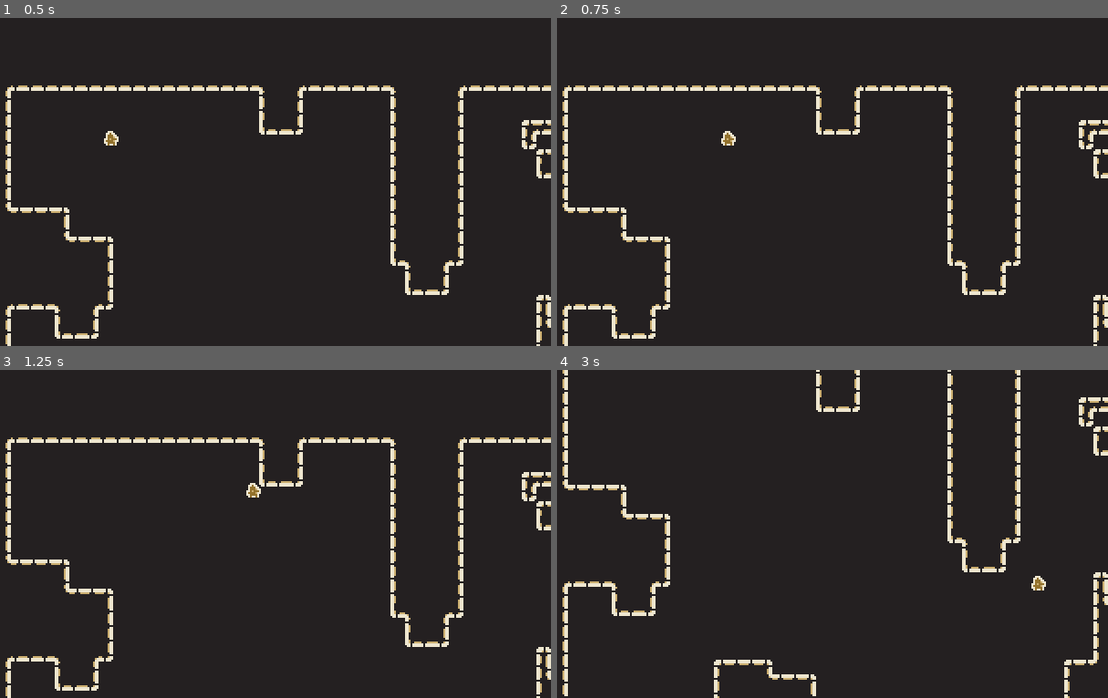
Above: before the commit, frames 1-4 (two rows, left to right).
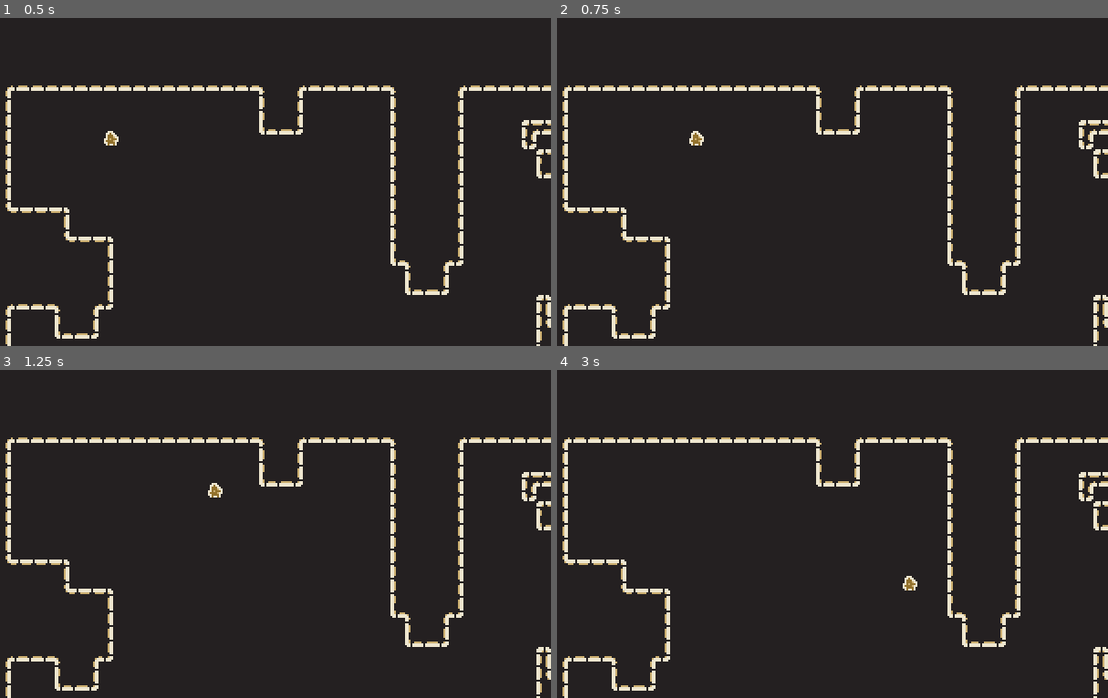
Above: after the commit, the same moments.

Repository: patoporh/palette-testing-godot
Game: Godot game, scene res://scenes/world.tscn
Same seed, same stepped clock (60 frames per second), same inputs: the game is played once before the commit and once after it.
Inputs:
- Up to frame 1 (0.5 s): no input
- Up to frame 2 (0.75 s): tap Enter at 0.5 s; hold D (right) from 0.53 s (still down)
- Up to frame 3 (1.25 s): keep holding D (right)
- Up to frame 4 (3 s): release D (right) at 1.28 s; hold S (down) 1.28-2.03 s; hold D (right) 2.03-2.78 s; hold W (up) from 2.78 s (still down)

Frame 1 is identical in both runs. In frame 2, 0.2% of the frame differs, in the area x 24-33%, y 34-39%; in frame 3, 0.2%; in frame 4, 7.0%, in the area x 0-100%, y 0-100%.

Commit message:
Movement improvements and native resolution

Diff:
--- a/project.godot
+++ b/project.godot
@@ -22,8 +22,7 @@
 
 window/size/viewport_width=320
 window/size/viewport_height=180
-window/size/mode=3
-window/stretch/mode="viewport"
+window/stretch/mode="canvas_items"
 
 [input]
 
--- a/scripts/player.gd
+++ b/scripts/player.gd
@@ -1,21 +1,22 @@
 extends CharacterBody2D
 
 
-const MAX_SPEED = 10000
+const MAX_SPEED = 5000
+const FRICTION = 700
+const ACCELERATION = 2000
 
 
-# Called every frame. 'delta' is the elapsed time since the previous frame.
 func _physics_process(delta):
-	move(delta)
-
-
-func move(delta):
+	print(delta)
 	var direction = Vector2(
 		Input.get_axis("left", "right"),
 		Input.get_axis("up", "down")
-	).normalized()
+	)
 
-	velocity.x = direction.x * MAX_SPEED * delta
-	velocity.y = direction.y * MAX_SPEED * delta
+	if direction != Vector2.ZERO:
+		velocity += direction * ACCELERATION * delta
+		velocity = velocity.limit_length(MAX_SPEED * delta)
+	else:
+		velocity = velocity.move_toward(Vector2.ZERO, FRICTION * delta)
 
 	move_and_slide()
